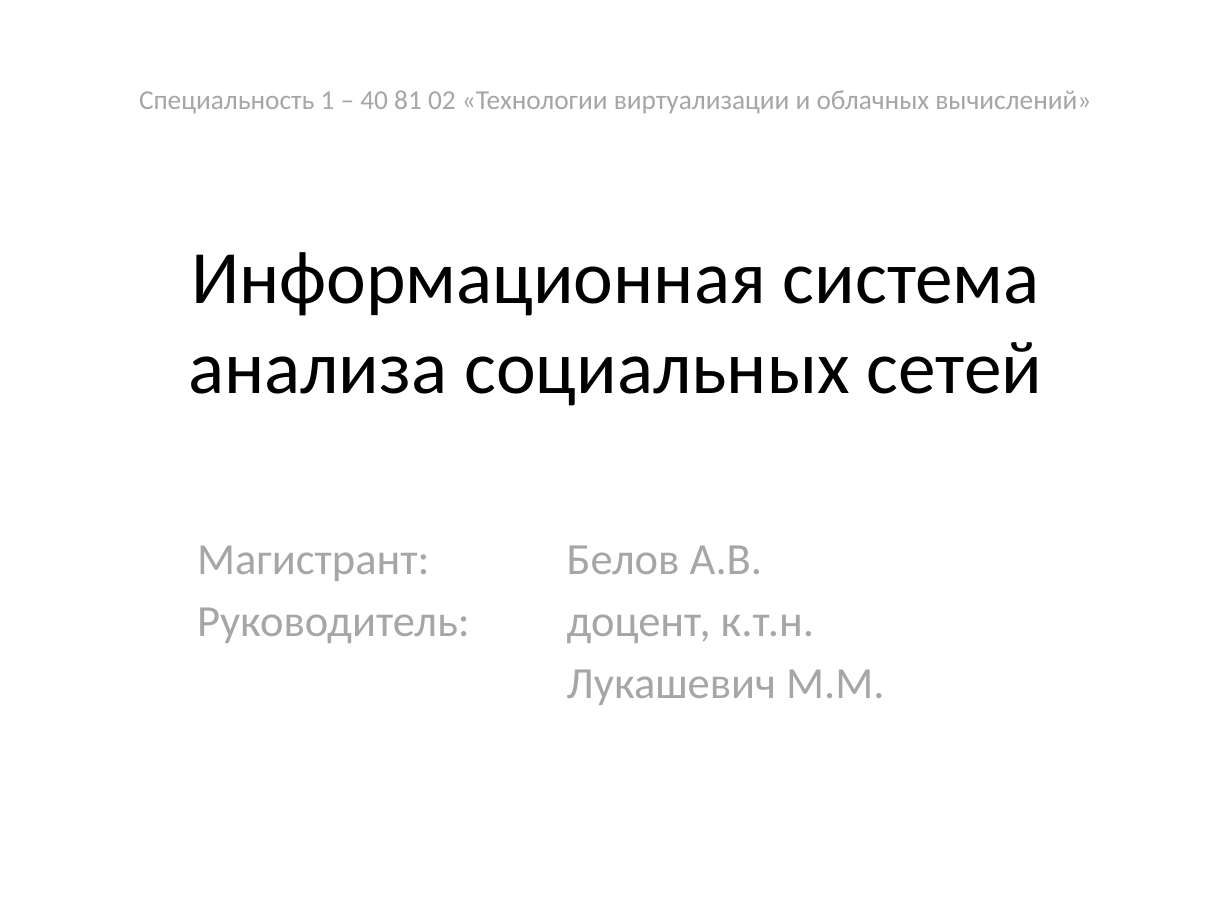
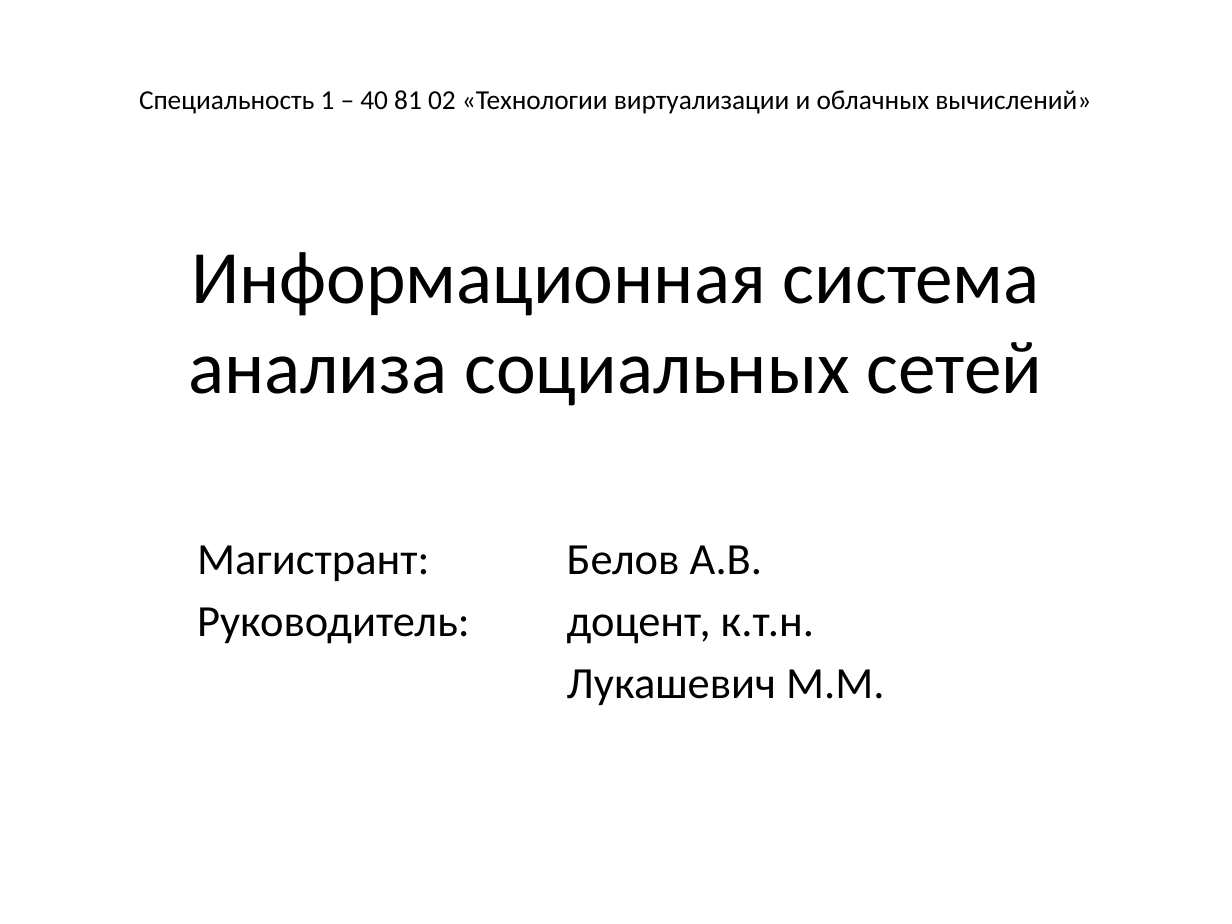
Before and after one commit to AlexBelov/master_thesis, a slide deck: slide 1 of Презентация.pptx. Drawn at 1232x924 pixels with LibreOffice and Linux fonts; fonts in the diff are those of the drawing. Boxes give left, top, right and bottom in pixels: in the first picture for what was removed or moved away, otherwise in the second. Text is boxed around its words. In the diff, an @@ line names an element or a change of style, - is before the commit and + after.

```diff
--- a/Презентация.pptx
+++ b/Презентация.pptx
@@ text "Специальность 1 – 40 81 ..." at bbox=[139, 90, 1091, 114]: text colour #A6A6A6 to #000000 @@
@@ subtitle "Магистрант: Белов А.В." at bbox=[197, 545, 885, 706]: text colour #A6A6A6 to #000000 @@
```
Also in this commit, not shown: 22 other slides changed, 1 other file.
